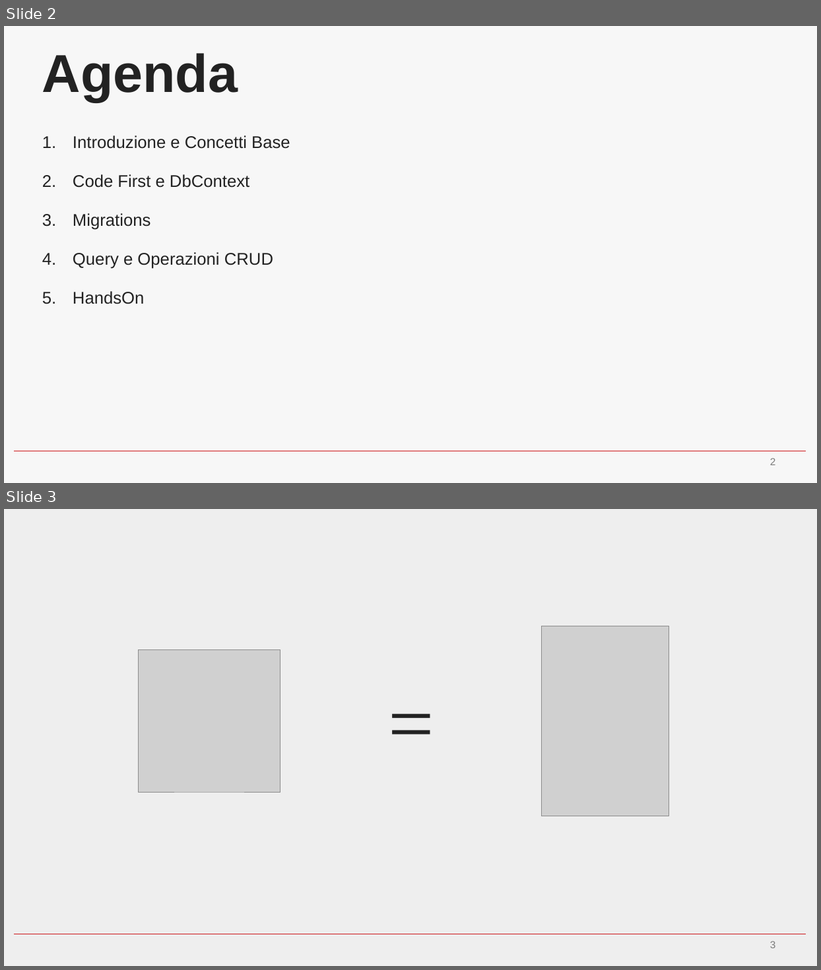
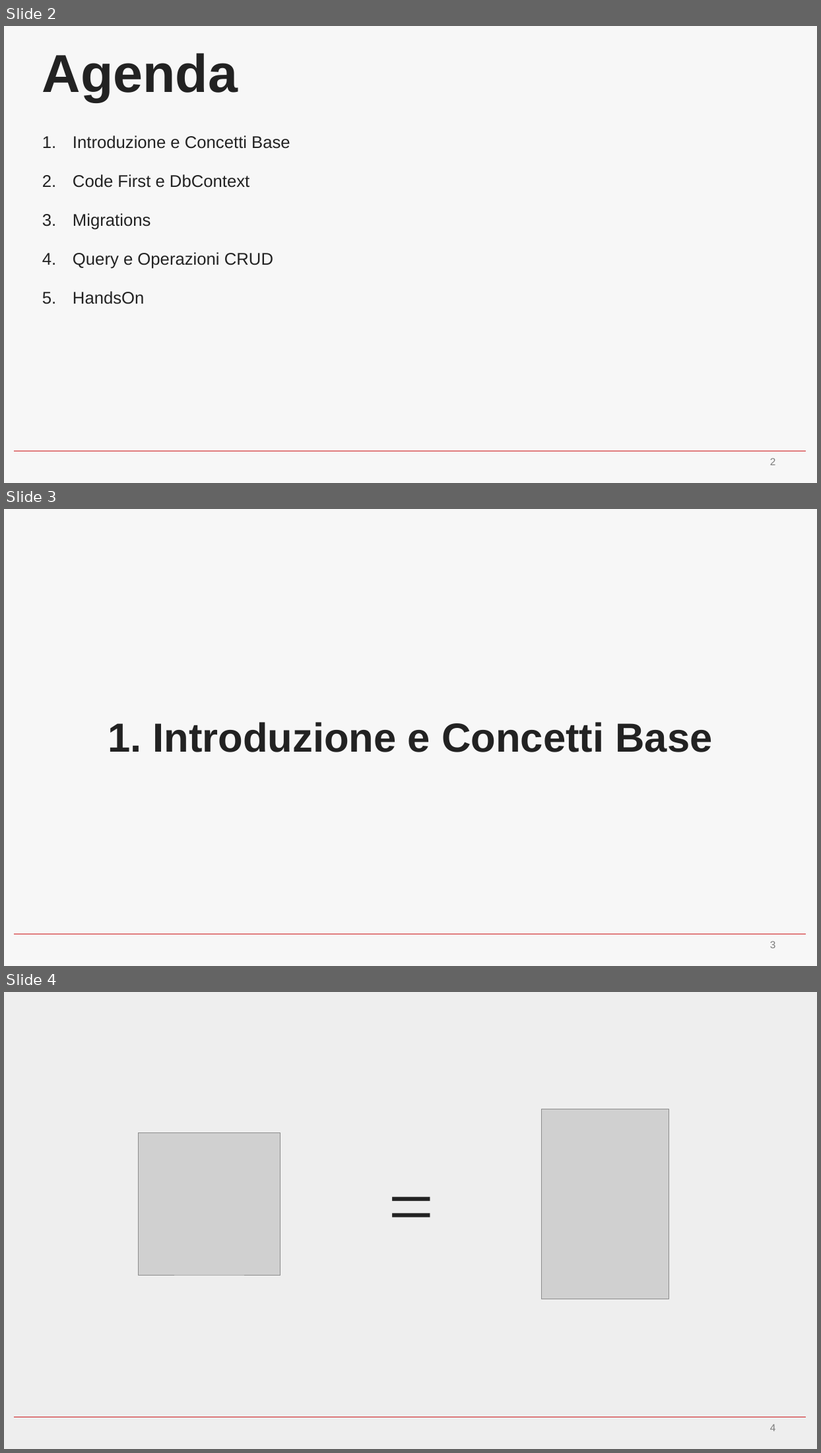
Before and after one commit to LorenzoTulliniSacmi/entity_framework_tips_and_tricks, a slide deck: EntityFramework tip&tricks.pptx. Shown one above the other, each under a label of ours: slides 2 and 3 before the commit, slides 2, 3 and 4 after it. The pictures are 821x970 and 821x1453 pixels, drawn with LibreOffice and Linux fonts; fonts in the diff are those of the drawing; grey boxes stand for pictures; background and template pictures are left out. Boxes give left, top, right and bottom in pixels: in the first picture for what was removed or moved away, otherwise in the second. Text is boxed around its words. In the diff, an @@ line names an element or a change of style, - is before the commit and + after.

```diff
--- a/EntityFramework tip&tricks.pptx
+++ b/EntityFramework tip&tricks.pptx
@@ slide 3 added at box(4, 509, 817, 966), background picture (left out); not listed: 1 template element that a slide beside it also shows @@
@@ title added at box(153, 722, 712, 753), 48 pt, text #222222, bold @@
+1. Introduzione e Concetti Base
@@ page number added at box(770, 941, 776, 949), 12 pt, text #7B7B7B @@
+3
@@ what was slide 3 is now slide 4 @@
@@ page number at box(770, 1424, 776, 1432): text changed @@
-3
+4
```
Also in this commit, not shown: 2 slides changed, 3 other slides added.
